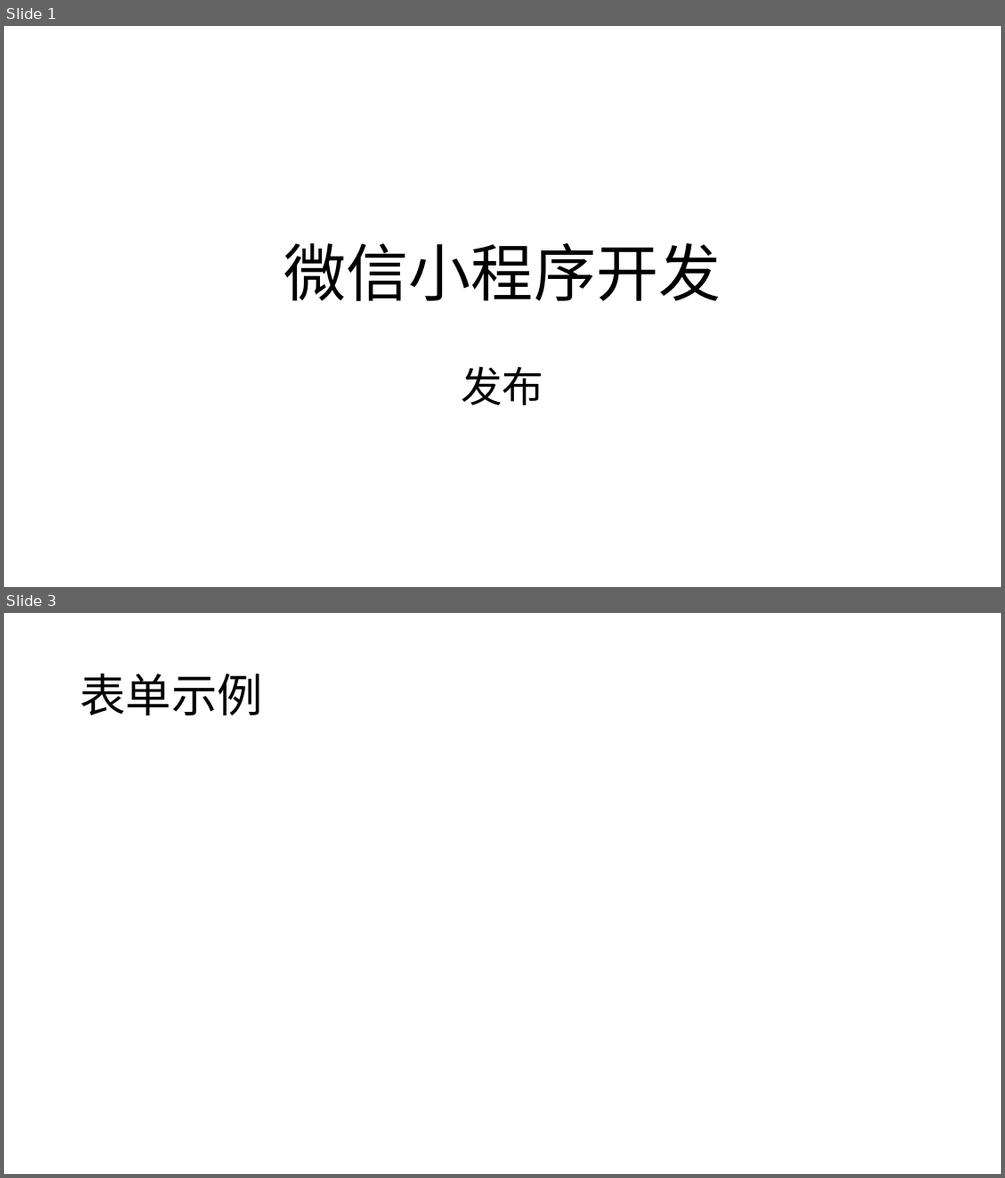
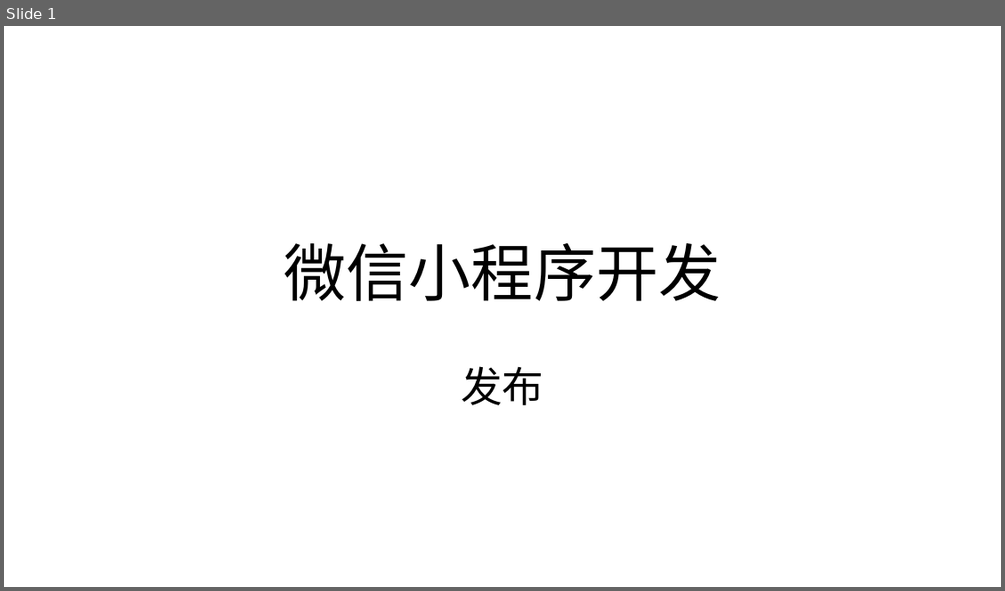
Before and after one commit to edu2act/course-wechat-and-miniprogram, a slide deck: materials/ch05/ch05_1-发布简单的小程序.pptx. Shown one above the other, each under a label of ours: slides 1 and 3 before the commit, slide 1 after it; the slides between them are not shown. The pictures are 1005x1178 and 1005x591 pixels, drawn with LibreOffice and Linux fonts; fonts in the diff are those of the drawing. Boxes give left, top, right and bottom in pixels: in the first picture for what was removed or moved away, otherwise in the second. Text is boxed around its words. In the diff, an @@ line names an element or a change of style, - is before the commit and + after.

```diff
--- a/materials/ch05/ch05_1-发布简单的小程序.pptx
+++ b/materials/ch05/ch05_1-发布简单的小程序.pptx
@@ slide 3 removed at [4,613,1001,1174], background #FFFFFF @@
@@ title removed at [80,674,262,715] @@
-表单示例
```
Also in this commit, not shown: 1 slide changed, 12 other files.
